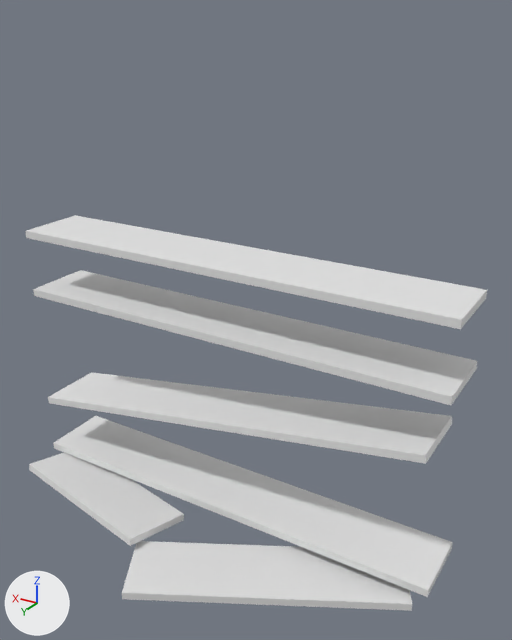
The glTF model assets/kit/dressing/recess_shelves_broken.glb as it was, and as the next commit left it.
The view is the same before and after, from a 50 mm camera at (-2.24, 3.4, 3.19) aimed at (-0.31, 0.18, 1.57). Every picture has the same lights, and +X, +Y and +Z are marked at lower left. The first picture is the older version. Where no turn or scale is listed for an object, it has been applied to the vertices.

Names of what the first picture shows: 'recess_shelves_broken__boards', 'recess_shelves_broken__spill_a', 'recess_shelves_broken__spill_b'.
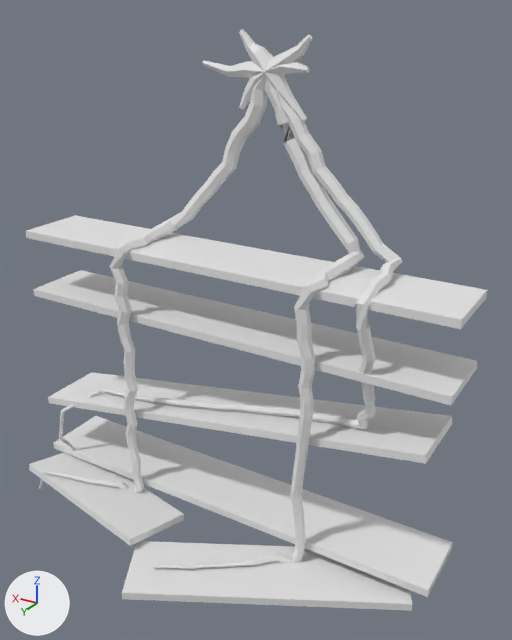
Where the change shows, as pixel boxes [x1, y1, x2, y2] in the pictures (512 x 640 px):
'recess_shelves_broken__roots', added: after [59, 29, 402, 563]

The edits, one by one:
Material 'bark' (mat_bark) is new.
Its base color is (0.8, 0.8, 0.8) (white #e7e7e7).
Mesh me_recess_shelves_broken__roots_001 is new.
It has 966 vertices, 1896 faces and spans x -1.05..1.34, y -0.3..0.31, z 0.01..3.11.
It uses material mat_bark (white #e7e7e7).
Object 'recess_shelves_broken__roots' (ob_recess_shelves_broken__roots) is new; it shows me_recess_shelves_broken__roots_001.
Its location is (0.0, 0.0, 0.0).
